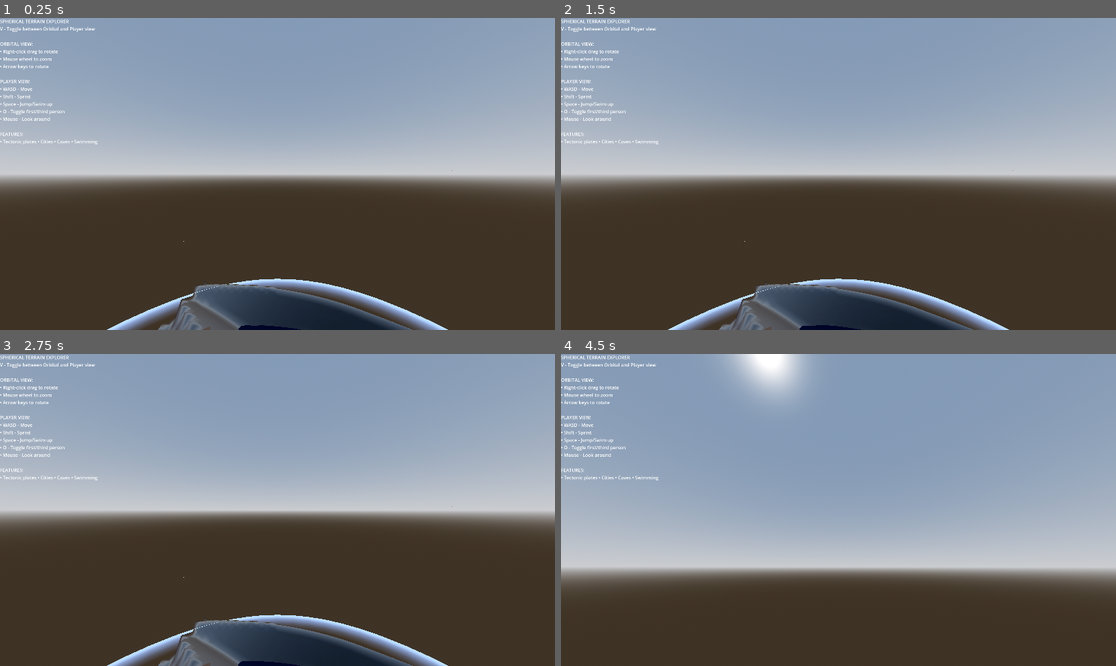
Above: before the commit, frames 1-4 (two rows, left to right).
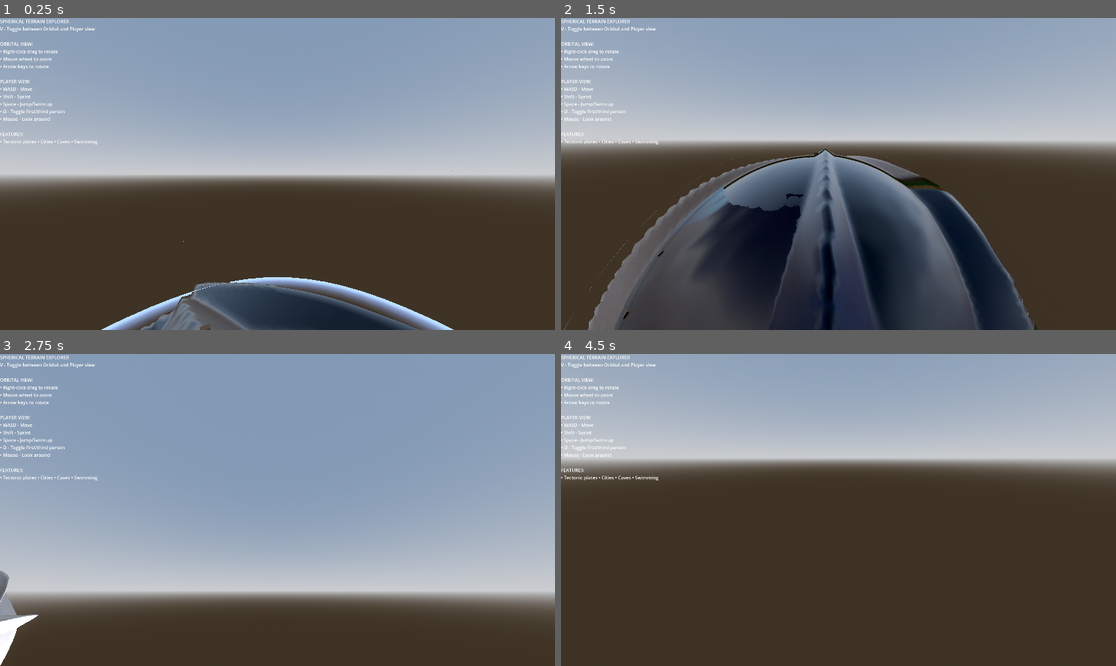
Above: after the commit, the same moments.

Repository: lmf-git/terrain4
Game: Godot game, scene res://scenes/main.tscn
The game is run twice, just before and just after one commit, with the same random seed, the same clock (stepped at 60 frames per second) and the same inputs.
Inputs (mouse positions are in pixels of both pictures, inside the frame that each line leads up to):
- Up to frame 1 (0.25 s): no input
- Up to frame 2 (1.5 s): tap Enter (ui_accept) at 0.5, 0.77 s; move the mouse to (960, 158) at 0.52 s; hold Right (ui_right) 0.53-1.25 s; tap R at 0.6 s; click (960, 158) at 0.67 s; drag from (727, 189) to (810, 236) at 1.27 s
- Up to frame 3 (2.75 s): move the mouse to (333, 441) at 2.02 s; hold Right (ui_right) from 2.03 s (still down); tap O at 2.1 s
- Up to frame 4 (4.5 s): release Right (ui_right) at 2.75 s; drag from (810, 572) to (672, 463) at 2.77 s; move the mouse to (1005, 556) at 3.52 s; hold Left (ui_left) 3.53-4.28 s; tap V at 3.6 s; tap Enter (ui_accept) at 3.77 s; move the mouse to (794, 506) at 4.27 s; hold Up (ui_up) from 4.28 s (still down); tap R at 4.35 s

The runs differ from the first frame. In frame 1, 2.4% of the frame differs, in the area x 18-82%, y 83-100%; in frame 2, 49%; in frame 3, 53%; in frame 4, 61%, in the area x 0-100%, y 0-76%.

Commit message:
Fix gameplay physics, water levels, and startup experience
- Increase gravity from 2.0 to 20.0 for more realistic feel
- Reduce jump velocity from 250.0 to 50.0 (was too floaty)
- Lower ocean depth from 0.3 to 0.08 (most of planet was underwater)
- Sync water levels across all systems to -0.5
- Adjust shader biome transitions to match new terrain heights:
  * Water: -0.5, Sand: 0.5, Grass: 2.0, Rock: 5.0, Snow: 8.0
- Start in player mode by default (no need to press V key)
- Controls already visible on screen

Diff:
--- a/scenes/main.tscn
+++ b/scenes/main.tscn
@@ -47,7 +47,7 @@
 num_plates = 8
 plate_seed = 12345
 mountain_height = 1.0
-ocean_depth = 0.3
+ocean_depth = 0.08
 polar_flatness = 0.7
 polar_extent = 0.3
 continental_roughness = 0.3
@@ -61,7 +61,7 @@
 [node name="SphericalWater" type="Node3D" parent="Planet"]
 script = ExtResource("2")
 planet_radius = 100.0
-water_level = 2.0
+water_level = -0.5
 subdivisions = 4
 wave_speed = 0.5
 wave_scale = 1.0
@@ -88,11 +88,11 @@
 spawn_height = 130.0
 walk_speed = 50.0
 sprint_speed = 100.0
-jump_velocity = 250.0
+jump_velocity = 50.0
 swim_speed = 30.0
-gravity_strength = 2.0
+gravity_strength = 20.0
 air_control = 2.5
-water_level = -8.0
+water_level = -0.5
 
 [node name="CollisionShape3D" type="CollisionShape3D" parent="Player"]
 shape = SubResource("CapsuleShape3D_1")
--- a/scripts/planet_terrain.gd
+++ b/scripts/planet_terrain.gd
@@ -19,7 +19,7 @@
 @export var num_plates: int = 8
 @export var plate_seed: int = 12345
 @export var mountain_height: float = 1.0  # Mountains at plate boundaries
-@export var ocean_depth: float = 0.3  # Oceanic vs continental plates
+@export var ocean_depth: float = 0.08  # Oceanic vs continental plates
 
 @export_group("Polar Regions")
 @export var polar_flatness: float = 0.7  # How flat poles are (0-1)
--- a/scripts/player_character.gd
+++ b/scripts/player_character.gd
@@ -11,9 +11,9 @@
 @export_group("Movement")
 @export var walk_speed: float = 50.0
 @export var sprint_speed: float = 100.0
-@export var jump_velocity: float = 250.0
+@export var jump_velocity: float = 50.0
 @export var swim_speed: float = 30.0
-@export var gravity_strength: float = 2.0
+@export var gravity_strength: float = 20.0
 @export var air_control: float = 2.5
 
 @export_group("Mouse Look")
@@ -21,7 +21,7 @@
 @export var vertical_look_limit: float = 89.0
 
 @export_group("Water")
-@export var water_level: float = -8.0  # Height relative to base terrain
+@export var water_level: float = -0.5  # Height relative to base terrain
 
 var camera: Camera3D
 var camera_pivot: Node3D
--- a/scripts/view_switcher.gd
+++ b/scripts/view_switcher.gd
@@ -6,11 +6,11 @@
 @onready var player = $Player
 
 enum ViewMode { ORBITAL, PLAYER }
-var current_view: ViewMode = ViewMode.ORBITAL
+var current_view: ViewMode = ViewMode.PLAYER
 
 func _ready() -> void:
-	# Start in orbital view
-	set_view(ViewMode.ORBITAL)
+	# Start in player view
+	set_view(ViewMode.PLAYER)
 
 func _input(event: InputEvent) -> void:
 	# Toggle view with V key
--- a/shaders/terrain_triplanar.gdshader
+++ b/shaders/terrain_triplanar.gdshader
@@ -2,11 +2,11 @@
 render_mode blend_mix, depth_draw_opaque, cull_back, diffuse_burley, specular_schlick_ggx;
 
 // Terrain heights for biome transitions
-uniform float water_level = -8.0;
-uniform float sand_level = -5.0;
-uniform float grass_level = 5.0;
-uniform float rock_level = 10.0;
-uniform float snow_level = 15.0;
+uniform float water_level = -0.5;
+uniform float sand_level = 0.5;
+uniform float grass_level = 2.0;
+uniform float rock_level = 5.0;
+uniform float snow_level = 8.0;
 
 // Triplanar texture scale
 uniform float texture_scale = 0.1;
